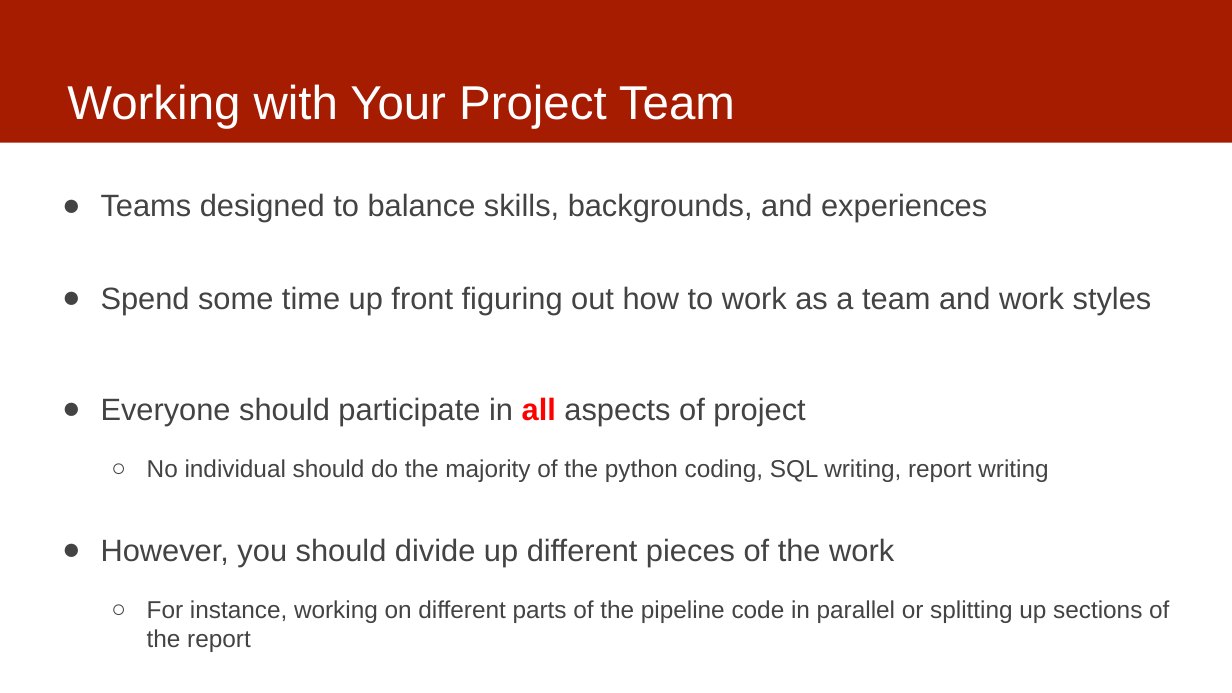
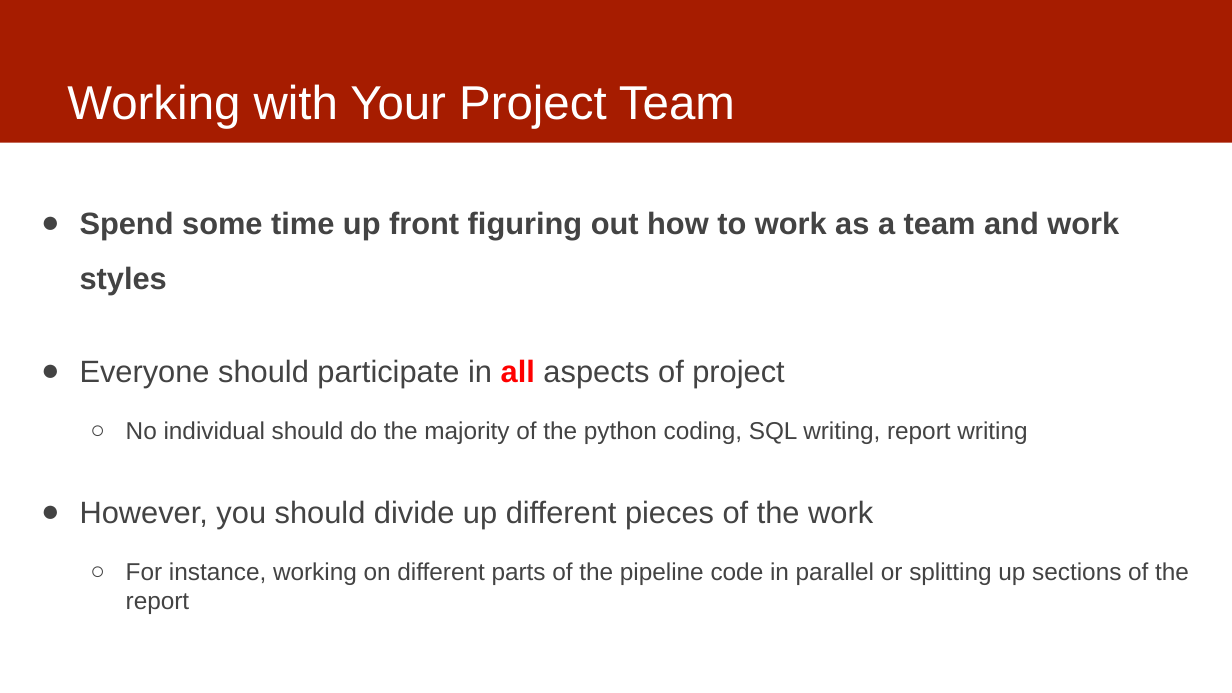
Before and after one commit to dssg/mlforpublicpolicylab, a slide deck: slide 4 of Lectures/03-casestudies.pptx. Drawn at 1232x693 pixels with LibreOffice and Linux fonts; fonts in the diff are those of the drawing. Boxes give left, top, right and bottom in pixels: in the first picture for what was removed or moved away, otherwise in the second. Text is boxed around its words. In the diff, an @@ line names an element or a change of style, - is before the commit and + after.

```diff
--- a/Lectures/03-casestudies.pptx
+++ b/Lectures/03-casestudies.pptx
@@ text "Spend some time up front ...": place and size @@
-text "Spend some time up front ..." at box(101, 193, 1169, 623)
+text "Spend some time up front ..." at box(80, 211, 1189, 614)
@@ text at box(101, 193, 987, 222): paragraph removed @@
-● Teams designed to balance skills, backgrounds, and experiences
@@ text at box(80, 211, 1119, 295): bold on in "Spend some time up front figuring out ..." @@
```
Also in this commit, not shown: 4 other slides changed, 2 slides removed, 1 other file.
